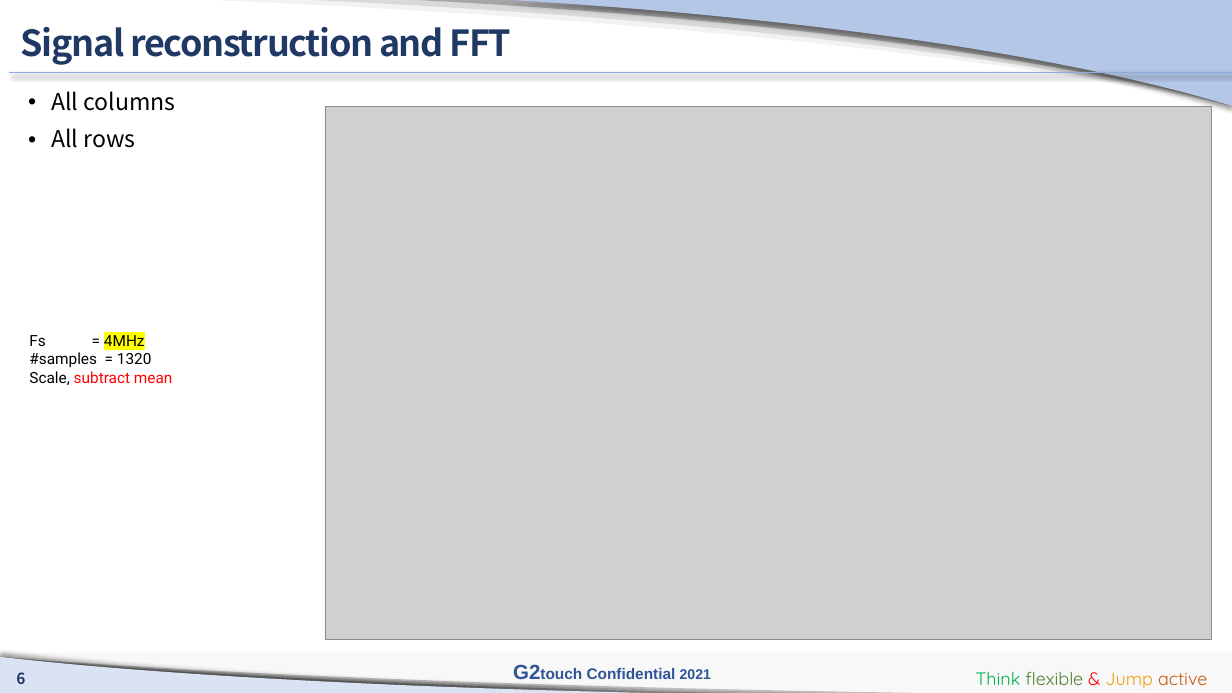
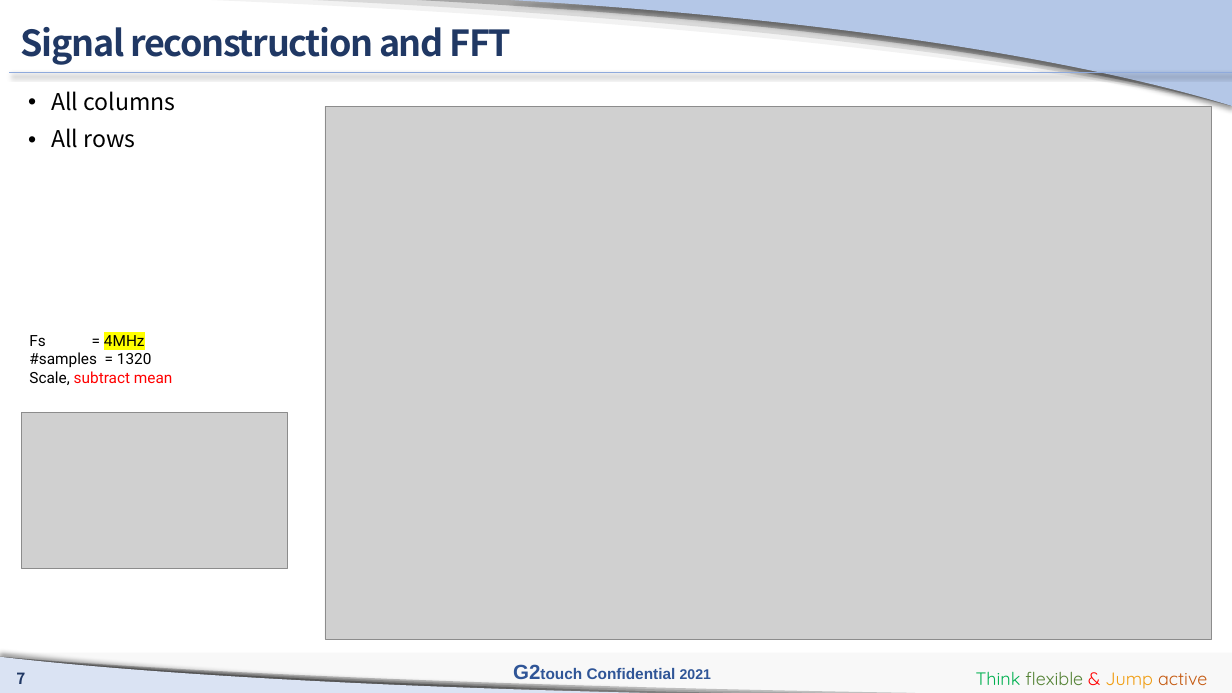
Before and after one commit to manhduc1811/MPP-EVB-ADC-test, a slide deck: slide 7 of G2touch_D2center_mducng_EVB_AFE_Simulation_210202_v2.pptx (slide 6 before the commit). Drawn at 1232x693 pixels with LibreOffice and Linux fonts; fonts in the diff are those of the drawing; grey boxes stand for pictures; background and template pictures are left out. Boxes give left, top, right and bottom in pixels: in the first picture for what was removed or moved away, otherwise in the second. Text is boxed around its words. In the diff, an @@ line names an element or a change of style, - is before the commit and + after.

```diff
--- a/G2touch_D2center_mducng_EVB_AFE_Simulation_210202_v2.pptx
+++ b/G2touch_D2center_mducng_EVB_AFE_Simulation_210202_v2.pptx
@@ picture added at [21,413,287,569] @@
@@ page number at [16,672,25,684]: text changed @@
-6
+7
```
Also in this commit, not shown: 11 other slides changed, 3 slides added, 1 other file.
